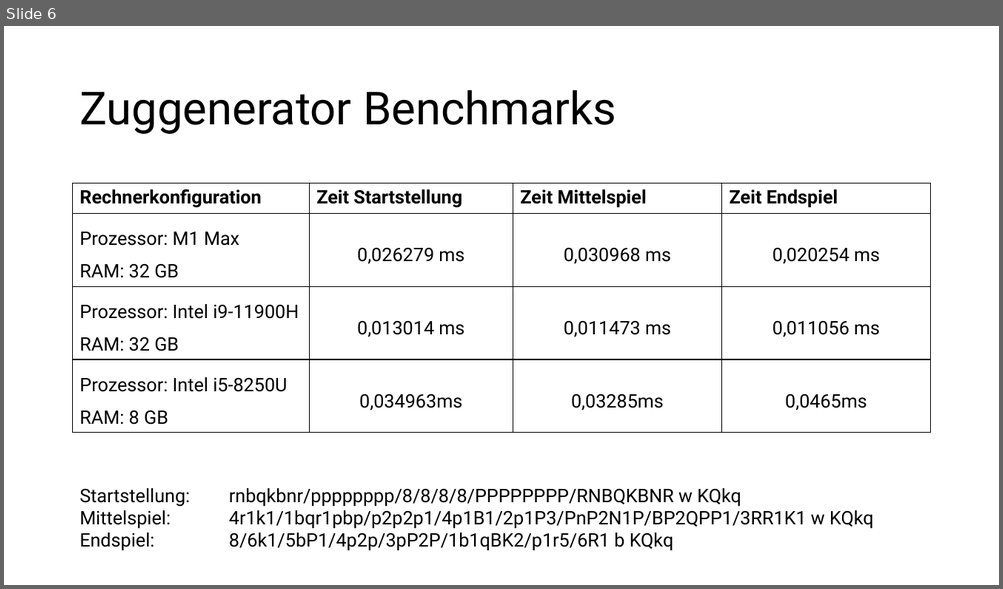
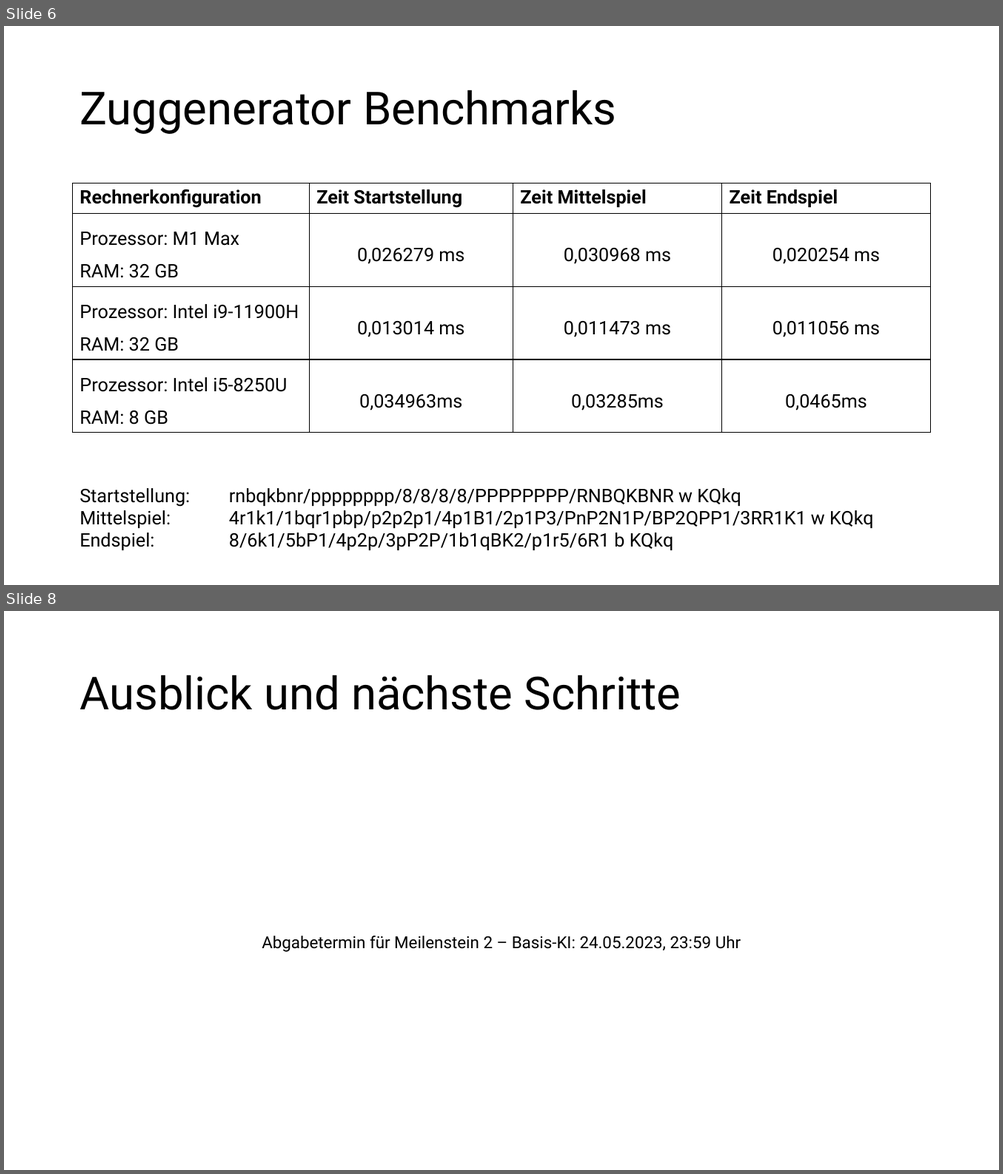
Before and after one commit to patrickzda/chess_engine, a slide deck: PJ_KI_MST1.pptx. Shown one above the other, each under a label of ours: slide 6 before the commit, slides 6 and 8 after it; the slides between them are not shown. The pictures are 1003x589 and 1003x1174 pixels, drawn with LibreOffice and Linux fonts; fonts in the diff are those of the drawing. Boxes give left, top, right and bottom in pixels: in the first picture for what was removed or moved away, otherwise in the second. Text is boxed around its words. In the diff, an @@ line names an element or a change of style, - is before the commit and + after.

```diff
--- a/PJ_KI_MST1.pptx
+++ b/PJ_KI_MST1.pptx
@@ slide 8 added at <box>4,611,999,1170</box>, background #FFFFFF @@
@@ title added at <box>79,675,680,710</box>, 44 pt, text #000000 @@
+Ausblick und nächste Schritte
@@ text added at <box>262,936,740,952</box>, 16 pt, text #000000 @@
+Abgabetermin für Meilenstein 2 – Basis-KI: 24.05.2023, 23:59 Uhr
```
Also in this commit, not shown: 2 slides changed.
